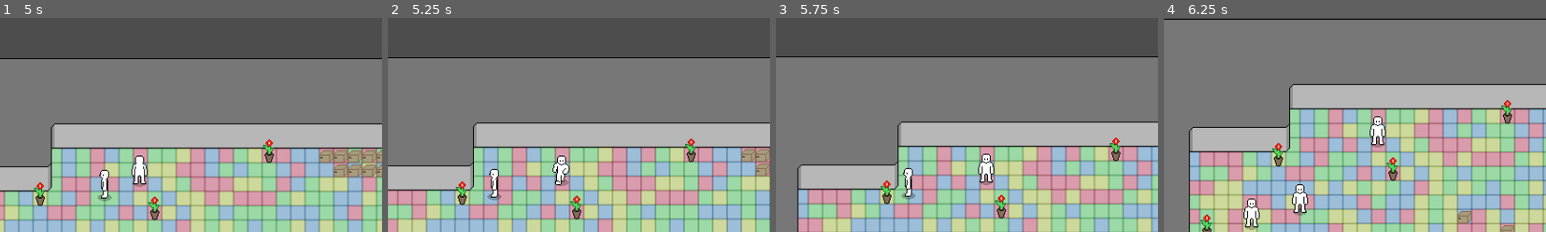
Above: before the commit, frames 1-4 (left to right).
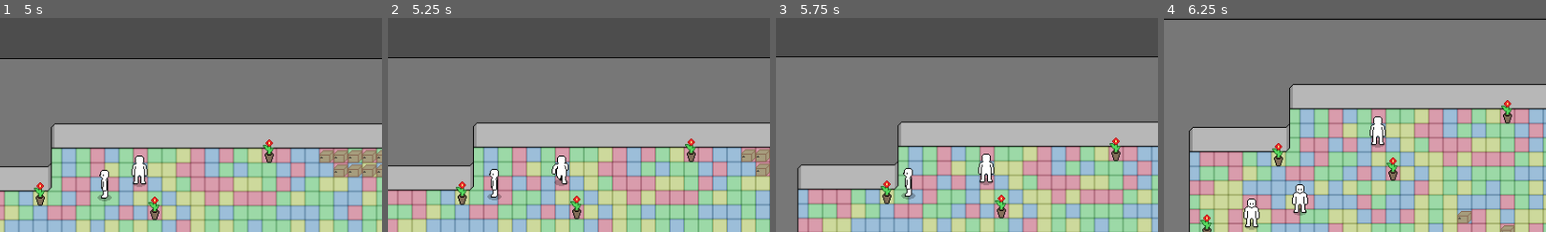
Above: after the commit, the same moments.

Repository: pane111/panes-game-template
Game: Godot game, scene res://assets/scenes/system/title_screen.tscn
The game is run twice, just before and just after one commit, with the same random seed, the same clock (stepped at 60 frames per second) and the same inputs.
Inputs:
- Up to frame 1 (5 s): click "Start Game" at 0.5 s; hold D (right) 1.28-2.03 s; tap E (ok) at 1.35, 2.1, 3.05, 3.6, 4.35 s; hold S (down) 2.03-2.78 s; hold D (right) 2.78-3.53 s; hold Shift (sprint) 2.78-3.53 s; hold W (up) 3.53-4.28 s; hold A (left) from 4.28 s (still down)
- Up to frame 2 (5.25 s): keep holding A (left); tap Shift (sprint) at 5.1 s
- Up to frame 3 (5.75 s): keep holding A (left); tap E (ok) at 5.3 s
- Up to frame 4 (6.25 s): release A (left) at 5.78 s; hold S (down) from 5.78 s (still down); tap E (ok) at 5.85 s
The pictures show only the part of the screen within x 33-83%, y 13-63%; the shares and areas given below are measured in that part.

Frame 1 is identical in both runs. In frame 2, 0.3% of the frame differs, in the area x 42-48%, y 66-79%; in frame 3, less than 0.1%; in frame 4, less than 0.1%.

Commit message:
New plugin
Duplicate sprite frames

Diff:
--- a/character.gd
+++ b/character.gd
@@ -7,6 +7,8 @@
 @export var anim: AnimatedSprite2D
 @export var moving=false
 @export var can_move=true
+@export var register_to_cs=false
+@export var register_name=""
 signal jumped
 signal move_completed
 var lastdir = Vector2.ZERO
@@ -16,7 +18,9 @@
 func _physics_process(_delta: float) -> void:
 	if moving:
 		move_and_slide()
-
+func _enter_tree() -> void:
+	if register_to_cs:
+		CutsceneManager.register_entity(register_name,self)
 #Move character for a specific amount of time in a direction
 func move_char(dir,duration,speed_mult=1.0,forced=false):
 	if !forced:
@@ -89,7 +93,7 @@
 	jumped.emit()
 
 #Set movement/idle animation
-func animate(dir: Vector2, move = false, setanim = false):
+func animate(dir: Vector2, move = false, setanim = false,force_repeat=false):
 
 	if simplified_animation:
 		var a_name="idle"
@@ -111,21 +115,17 @@
 
 	var suffix="down"
 
-	if dir.x > 0:
-		suffix="right"
-	elif dir.x < 0:
-		suffix="left"
+	if abs(dir.x) > abs(dir.y):
+		suffix = "right" if dir.x > 0 else "left"
+	else:
+		suffix = "down" if dir.y > 0 else "up"
 
-	if dir.y < -0.35:
-		suffix="up"
-	elif dir.y > 0.35:
-		suffix="down"
 
 	a_name = prefix+suffix
 
 	if setanim:
-		anim.animation = a_name
-		anim.play()
+		if anim.animation != a_name or force_repeat:
+			anim.play(a_name)
 
 func _notification(what: int) -> void:
 	match what:
@@ -133,4 +133,5 @@
 			on_predelete()
 
 func on_predelete():
-	pass
+	if register_to_cs:
+		CutsceneManager.entities.erase(register_name)
Not shown, added: addons/spriteframesduplicator/plugin.cfg
Not shown, added: addons/spriteframesduplicator/sfd_dock.gd
Not shown, added: addons/spriteframesduplicator/sfd_dock.gd.uid
Not shown, added: addons/spriteframesduplicator/sfd_dock.tscn
Not shown, added: addons/spriteframesduplicator/sfdplugin.gd
Not shown, added: addons/spriteframesduplicator/sfdplugin.gd.uid
